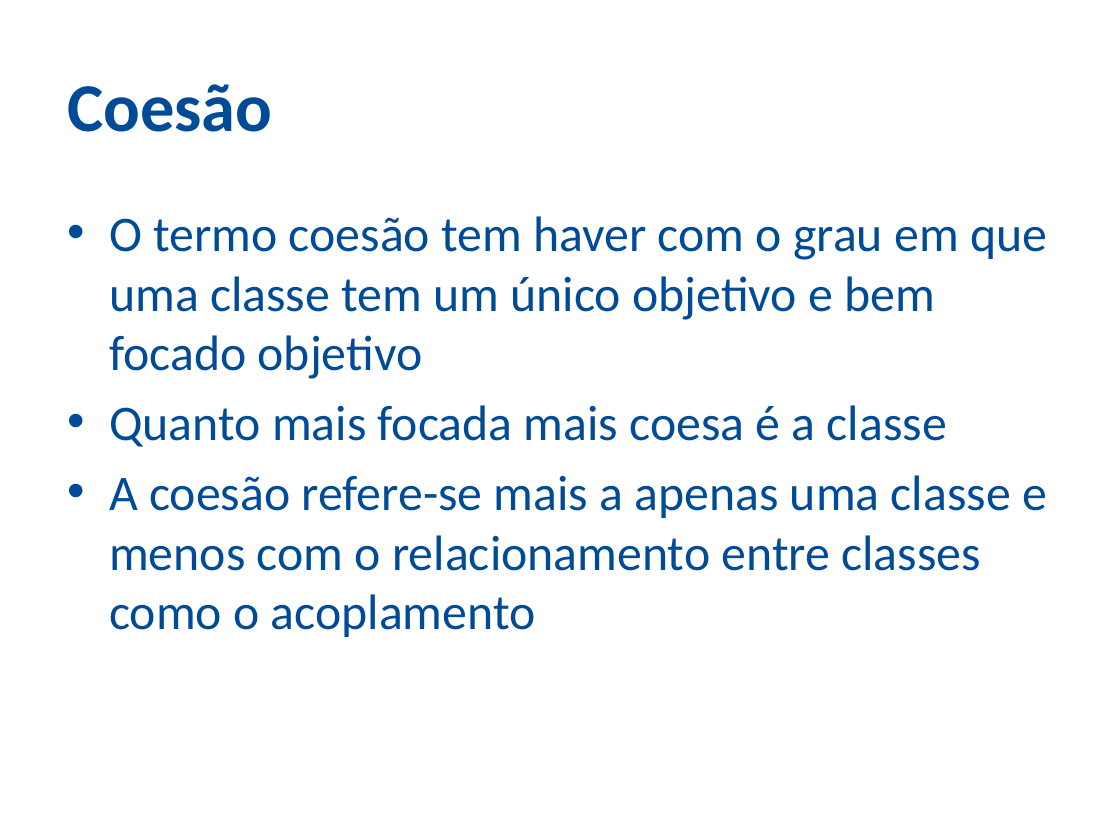
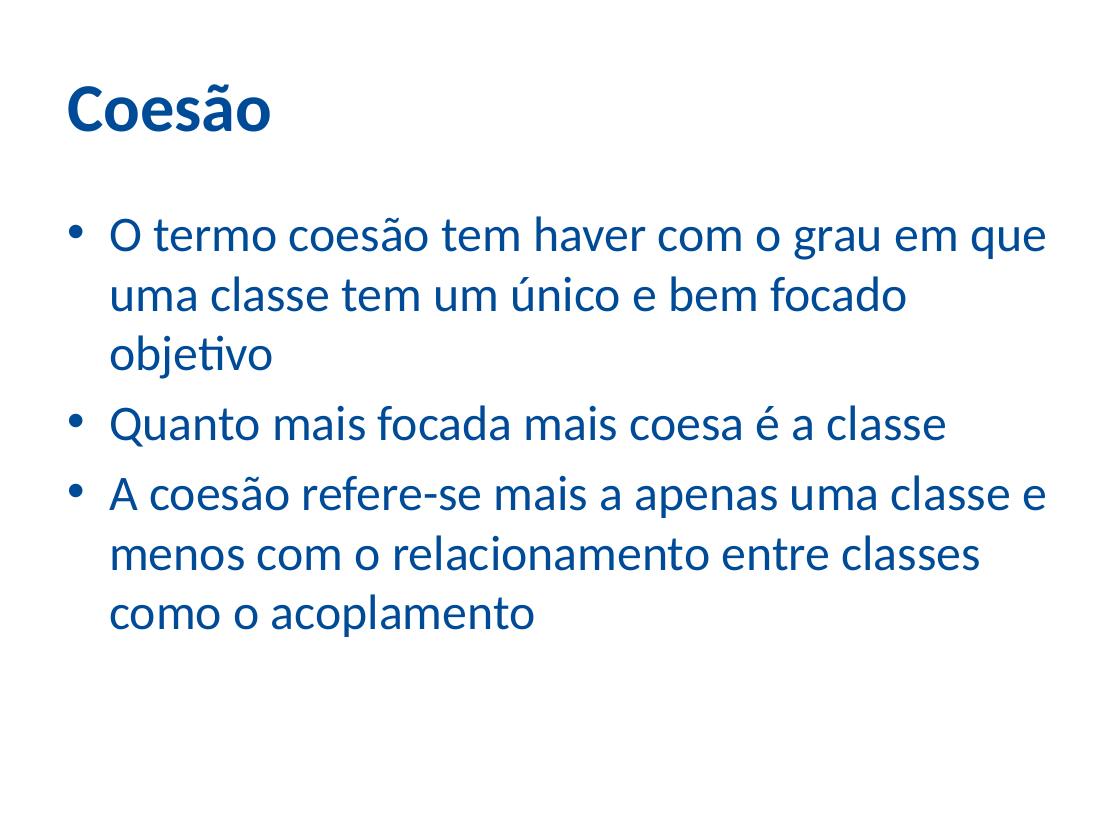
Before and after one commit to ozieljose/java6cert, a slide deck: slide 57 of slides/9-OO.pptx. Drawn at 1120x840 pixels with LibreOffice and Linux fonts; fonts in the diff are those of the drawing; background and template pictures are left out. Boxes give left, top, right and bottom in pixels: in the first picture for what was removed or moved away, otherwise in the second. Text is boxed around its words. In the diff, an @@ line names an element or a change of style, - is before the commit and + after.

```diff
--- a/slides/9-OO.pptx
+++ b/slides/9-OO.pptx
@@ text at (x1=109, y1=216, x2=1047, y2=379): text changed @@
-• O termo coesão tem haver com o grau em que uma classe tem um único objetivo e bem focado objetivo
+• O termo coesão tem haver com o grau em que uma classe tem um único e bem focado objetivo
```
Also in this commit, not shown: 10 other slides changed, 12 other files.
